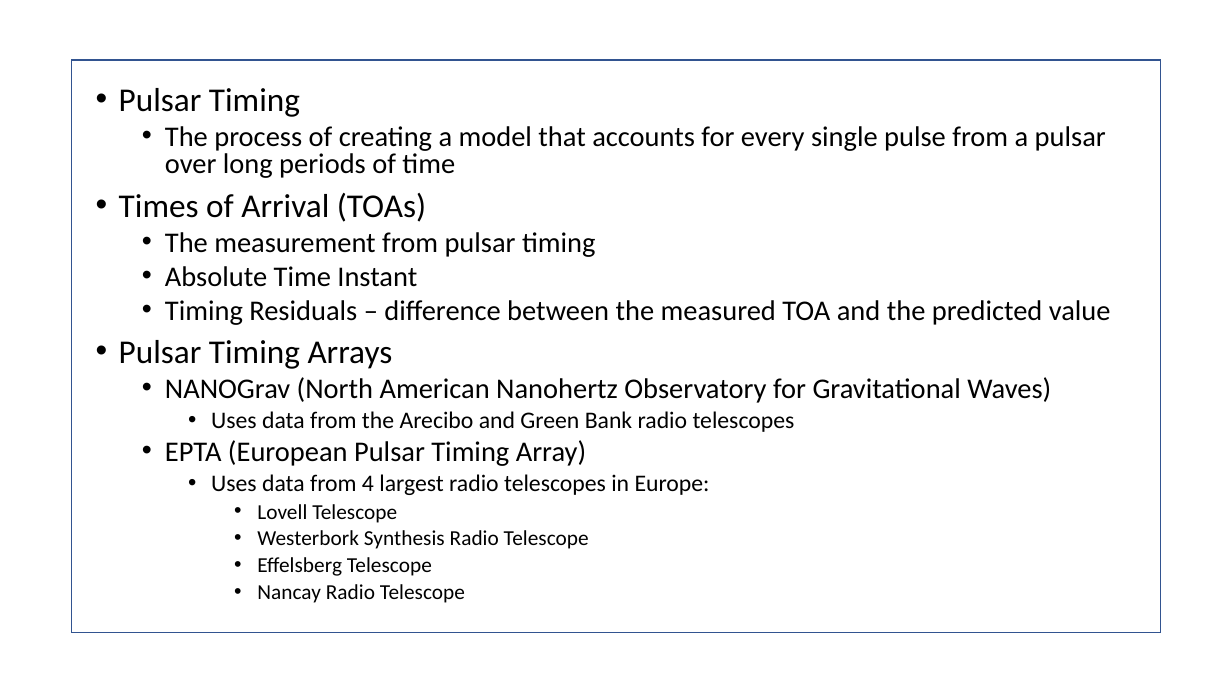
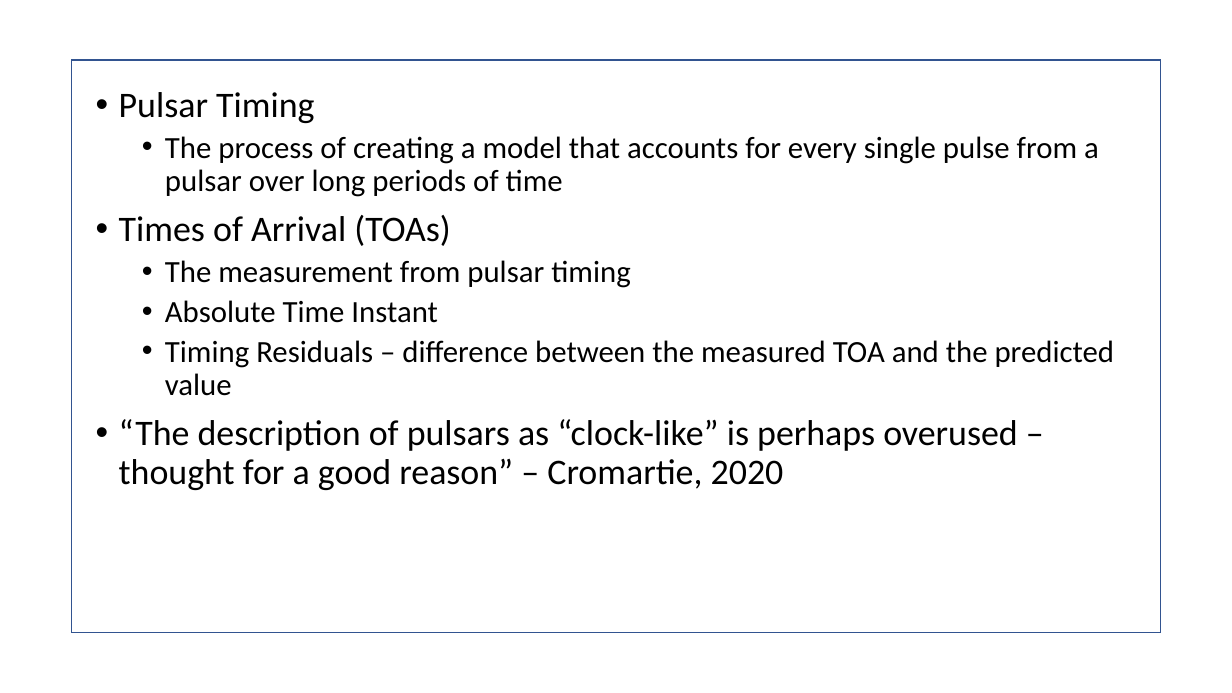
Before and after one commit to T-Rutt/presentation, a slide deck: slide 7 of The Shapiro Delay.pptx (slide 5 before the commit). Drawn at 1232x693 pixels with LibreOffice and Linux fonts; fonts in the diff are those of the drawing; background and template pictures are left out. Boxes give left, top, right and bottom in pixels: in the first picture for what was removed or moved away, otherwise in the second. Text is boxed around its words. In the diff, an @@ line names an element or a change of style, - is before the commit and + after.

```diff
--- a/The Shapiro Delay.pptx
+++ b/The Shapiro Delay.pptx
@@ text at bbox=[119, 92, 1115, 396]: size 25.9 to 28 pt in "Pulsar Timing", "Times of Arrival (TOAs)"; size 22.2 to 24 pt in "The process of creating a model that ...", "The measurement from pulsar timing", "Absolute Time Instant", "Timing Residuals – difference between the measured ..."; line spacing 0.8 to 0.9 @@
@@ text at bbox=[119, 419, 1018, 490]: text changed; size 22.2 to 28 pt @@
-• Pulsar Timing Arrays
-  • NANOGrav (North American Nanohertz Observatory for Gravitational Waves)
-    • Uses data from the Arecibo and Green Bank radio telescopes
-  • EPTA (European Pulsar Timing Array)
-    • Uses data from 4 largest radio telescopes in Europe:
-      • Lovell Telescope
-      • Westerbork Synthesis Radio Telescope
-      • Effelsberg Telescope
-      • Nancay Radio Telescope
+• “The description of pulsars as “clock-like” is perhaps overused – thought for a good reason” – Cromartie, 2020
```
Also in this commit, not shown: 11 other slides changed, 7 slides added, 3 slides removed, 1 other file.
